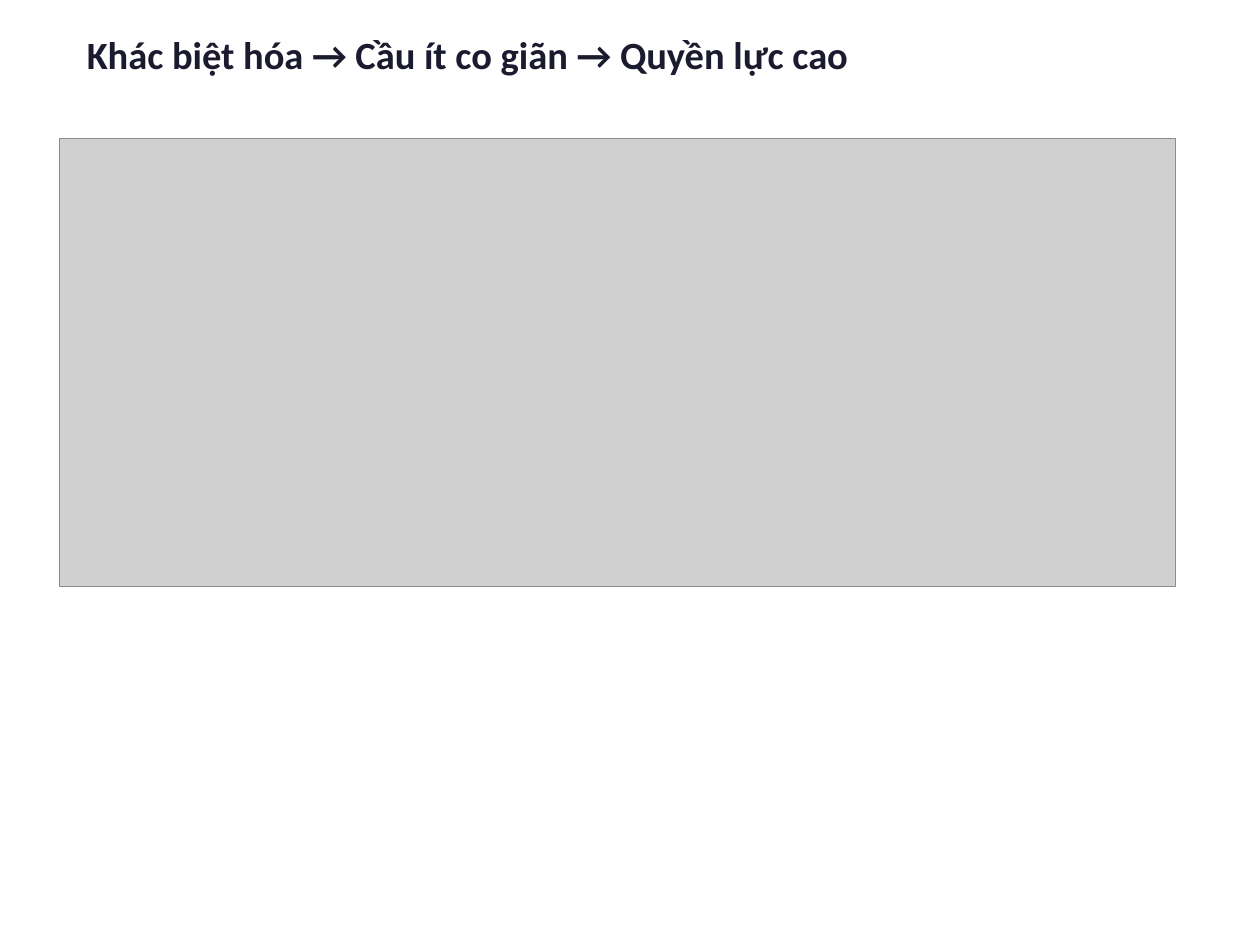
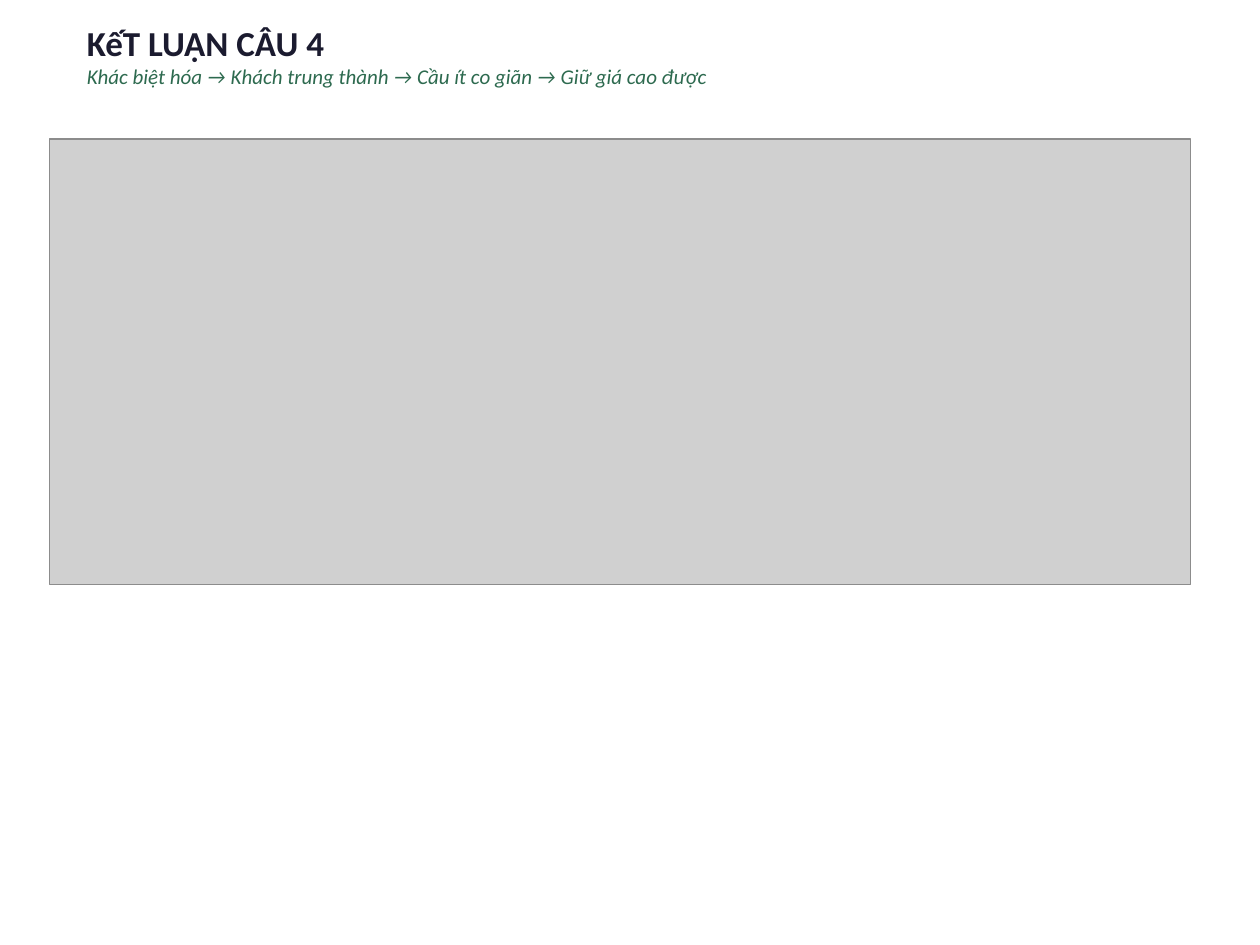
Before and after one commit to nhandanhhuynh/MBA-Knowledge-Vault, a slide deck: slide 16 of 01_Courses/01_Active/00_BSKT/00_Kinh Te Vi Mo/07_AI-Workspace/Outputs/Xe-dien-Alpha-Trinh-bay.pptx. Drawn at 1260x945 pixels with LibreOffice and Linux fonts; fonts in the diff are those of the drawing; grey boxes stand for pictures. Boxes give left, top, right and bottom in pixels: in the first picture for what was removed or moved away, otherwise in the second. Text is boxed around its words. In the diff, an @@ line names an element or a change of style, - is before the commit and + after.

```diff
--- a/01_Courses/01_Active/00_BSKT/00_Kinh Te Vi Mo/07_AI-Workspace/Outputs/Xe-dien-Alpha-Trinh-bay.pptx
+++ b/01_Courses/01_Active/00_BSKT/00_Kinh Te Vi Mo/07_AI-Workspace/Outputs/Xe-dien-Alpha-Trinh-bay.pptx
@@ text at [87,27,706,88]: text changed; size 22 to 12 pt; text colour #1B1B2F to #2D6A4F; bold off; italic on @@
-Khác biệt hóa → Cầu ít co giãn → Quyền lực cao
+KếT LUẬN CÂU 4
+Khác biệt hóa → Khách trung thành → Cầu ít co giãn → Giữ giá cao được
@@ picture: place and size @@
-picture at [59,139,1176,586]
+picture at [49,139,1191,585]
```
Also in this commit, not shown: 10 other slides changed, 7 slides added, 7 slides removed, 12 other files.
